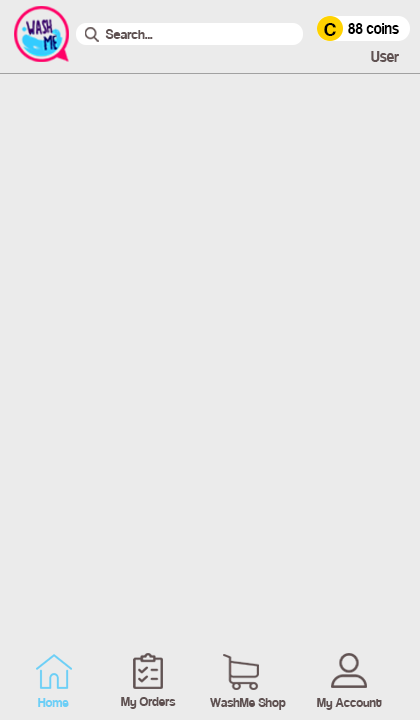
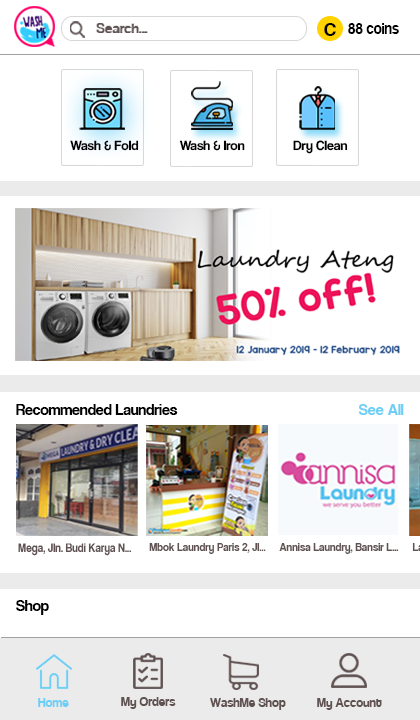
Revision of a layered 420 × 720 image; what changed, layer by layer:
added layer "Layer 11 copy" above "Layer 12 copy" over [left=146, top=425, right=268, bottom=536]
added layer "Layer 12 copy" above "Laundry Fresco, Jln. Pari..." over [left=278, top=424, right=398, bottom=535]
added layer "Layer 10 copy" above "Shop" over [left=16, top=424, right=138, bottom=536]
added layer "Recommended Laundries" above "Rectangle 7" over [left=16, top=404, right=178, bottom=415]
added layer "Rectangle 7" above "Rectangle 6" over [left=0, top=392, right=420, bottom=573]
added layer "Rectangle 6" above "Layer 11" over [left=16, top=424, right=138, bottom=563]
added layer "Layer 11" above "Layer 7" over [left=15, top=208, right=406, bottom=361]
added layer "Layer 10" above "Layer 9" over [left=191, top=81, right=233, bottom=130]
added layer "Layer 9" above "Dry Clean" over [left=299, top=86, right=335, bottom=130]
added layer "Layer 8" above "Rounded Rectangle 3 copy 2" over [left=79, top=88, right=125, bottom=130]
added layer "Rounded Rectangle 3 copy 2" above "Rounded Rectangle 3 copy" over [left=276, top=69, right=359, bottom=166]
added layer "Rounded Rectangle 3 copy" above "Rectangle 2" over [left=170, top=70, right=253, bottom=167]
added layer "Rounded Rectangle 3" above "Home" over [left=61, top=69, right=144, bottom=166]
painted on "Rounded Rectangle 2" over [left=61, top=16, right=307, bottom=45]
painted on "Shape 1" over [left=0, top=54, right=420, bottom=74]
painted on "Layer 1" over [left=14, top=6, right=69, bottom=62]
added layer "Rectangle 5" above "Rectangle 8" over [left=0, top=196, right=420, bottom=375]
added layer "Rectangle 8" above "Rectangle 3" over [left=0, top=589, right=420, bottom=638]
added layer "Rectangle 3" above "Rectangle 1" over [left=0, top=0, right=420, bottom=181]
added layer "Layer 12" above "Background" over [left=11, top=624, right=142, bottom=638]
…and 14 more changes (11 added, 2 painted, 1 removed)
